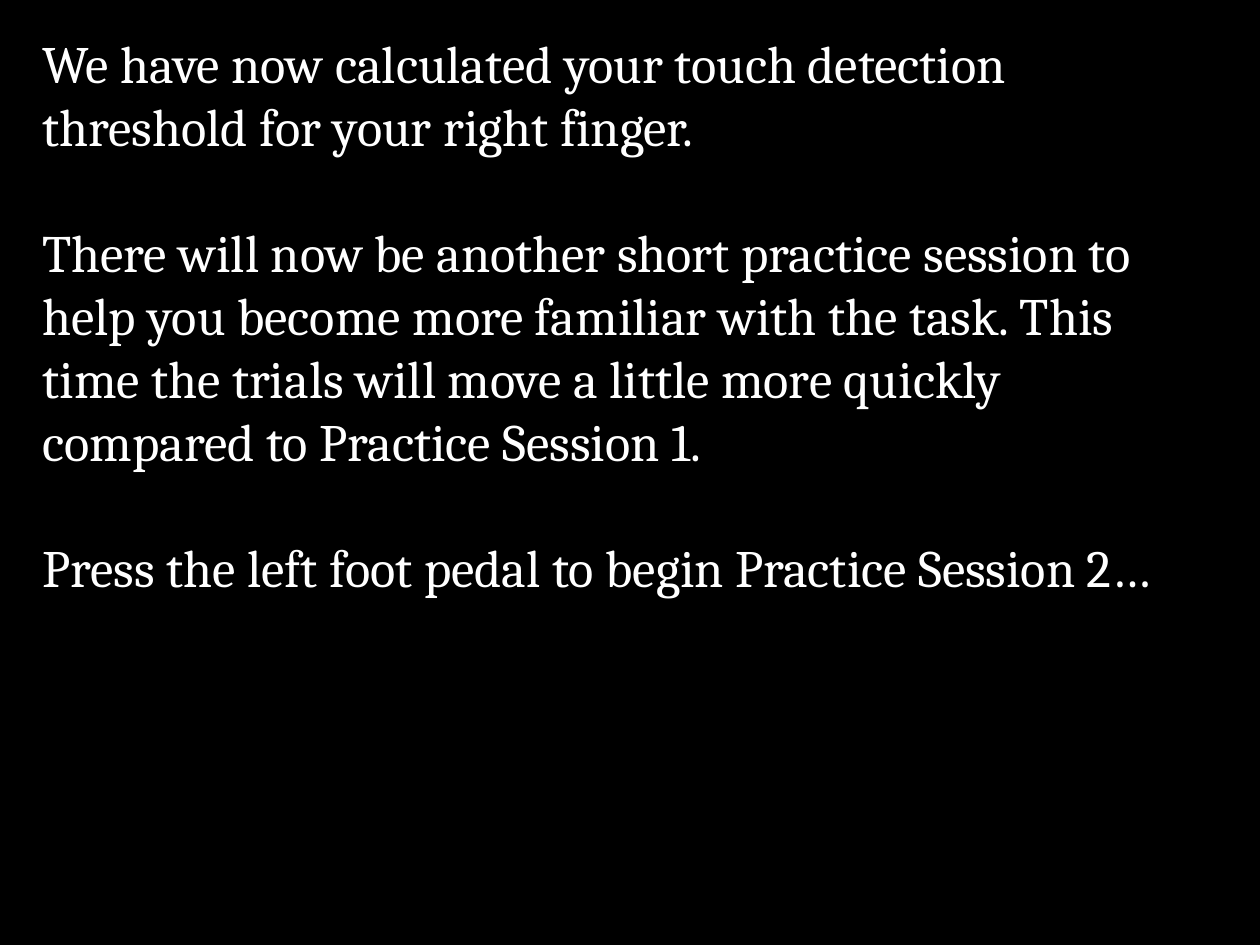
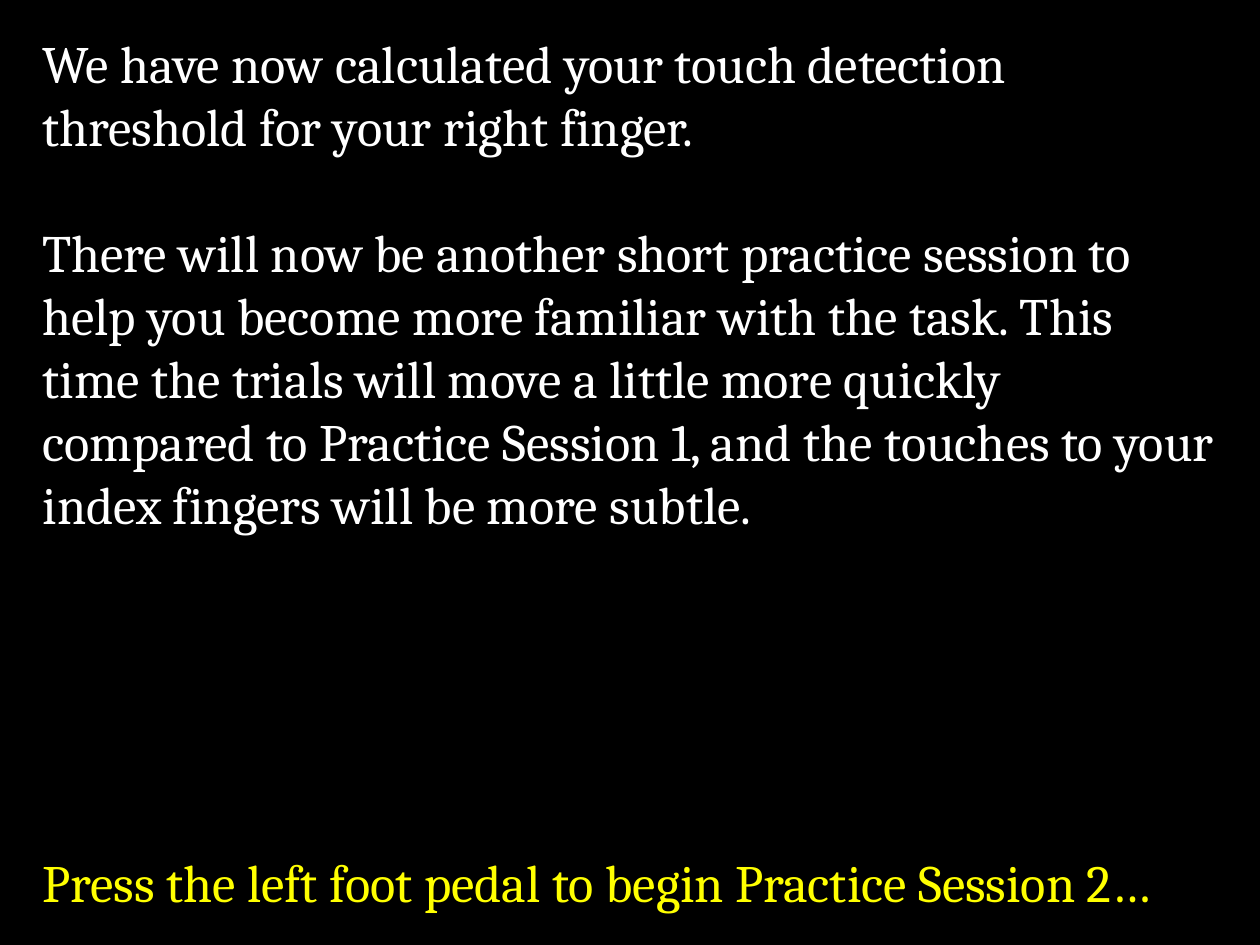
Before and after one commit to EmbodiedResearchLab/Vitality-Tactile-Detection, a slide deck: slide 11 of Stimuli/new/General instructions.pptx. Drawn at 1260x945 pixels with LibreOffice and Linux fonts; fonts in the diff are those of the drawing. Boxes give left, top, right and bottom in pixels: in the first picture for what was removed or moved away, otherwise in the second. Text is boxed around its words. In the diff, an @@ line names an element or a change of style, - is before the commit and + after.

```diff
--- a/Stimuli/new/General instructions.pptx
+++ b/Stimuli/new/General instructions.pptx
@@ text at <box>42,235,1214,535</box>: text changed @@
-There will now be another short practice session to help you become more familiar with the task. This time the trials will move a little more quickly compared to Practice Session 1.
+There will now be another short practice session to help you become more familiar with the task. This time the trials will move a little more quickly compared to Practice Session 1, and the touches to your index fingers will be more subtle.
@@ text at <box>42,864,1151,913</box>: text colour #FFFFFF to #FFFF00 in "Press the left foot pedal to begin ..." @@
```
Also in this commit, not shown: 15 other slides changed, 16 other files.
